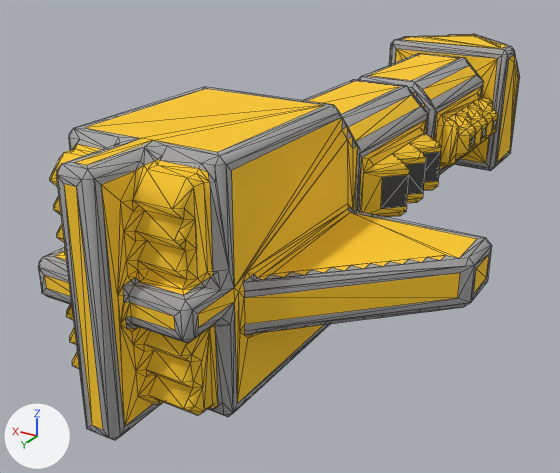
A saved change to the OBJ model src/jsMain/resources/meshes/mechyrdia-3-kozachnia-class.obj.
Rendered twice from a 50 mm lens placed at (-32.3, 69.2, 33.0), pointed at (5.1, 6.9, 1.8). Arrows for +X, +Y and +Z are at lower left; the lights stay in place. Mesh edges are drawn as thin lines. Where no turn or scale is listed for an object, it has been applied to the vertices.

Script lines for the objects in view, before the commit:
```python
me_mechyrdia_3_kozachnia_class = bpy.data.meshes.new('mechyrdia-3-kozachnia-class')
me_mechyrdia_3_kozachnia_class.from_pydata(...)  # 1789 vertices, 3266 faces; spans x -18.5..18.5, y -39.0..39.0, z 0.0..19.0
me_mechyrdia_3_kozachnia_class.materials.append(mat_mechyrdia_3_kozachnia_class)
ob_mechyrdia_3_kozachnia_class = bpy.data.objects.new('mechyrdia-3-kozachnia-class', me_mechyrdia_3_kozachnia_class)
ob_mechyrdia_3_kozachnia_class.location = (0.0, 0.0, 0.0)
```
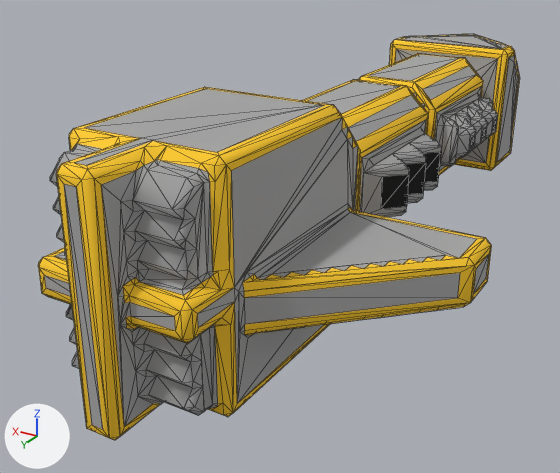
What the commit changed:
me_mechyrdia_3_kozachnia_class is used by ob_mechyrdia_3_kozachnia_class; location (0.0, 0.0, 0.0).
me_mechyrdia_3_kozachnia_class had 1789 vertices, 3266 faces and spanned x -18.5..18.5, y -39.0..39.0, z 0.0..19.0.
me_mechyrdia_3_kozachnia_class now has 1779 vertices, 3263 faces and spans x -18.5..18.5, y -39.0..39.0, z 0.0..19.0.
me_mechyrdia_3_kozachnia_class part 1: 6 vertices removed from x -9.0..-2.0, y 29.0..35.5, z 1.5..18.5.
me_mechyrdia_3_kozachnia_class part 2: 4 vertices removed from x -8.0, y 0.0..8.0, z 7.5..11.5.
me_mechyrdia_3_kozachnia_class part 3: 2911 kept faces spanning x -18.5..18.5, y -39.0..39.0, z 0.0..19.0 get new texture (UV) coordinates.

What differs and where, as boxes (x1, y1, x2, y2) in the pictures (560 x 473 px):
part 1 of me_mechyrdia_3_kozachnia_class, deleted
    before: (133, 146, 469, 404)
part 2 of me_mechyrdia_3_kozachnia_class, deleted (yellow)
    before: (376, 141, 441, 216)
part 3 of me_mechyrdia_3_kozachnia_class, surface changed
    both: (38, 34, 520, 440)
